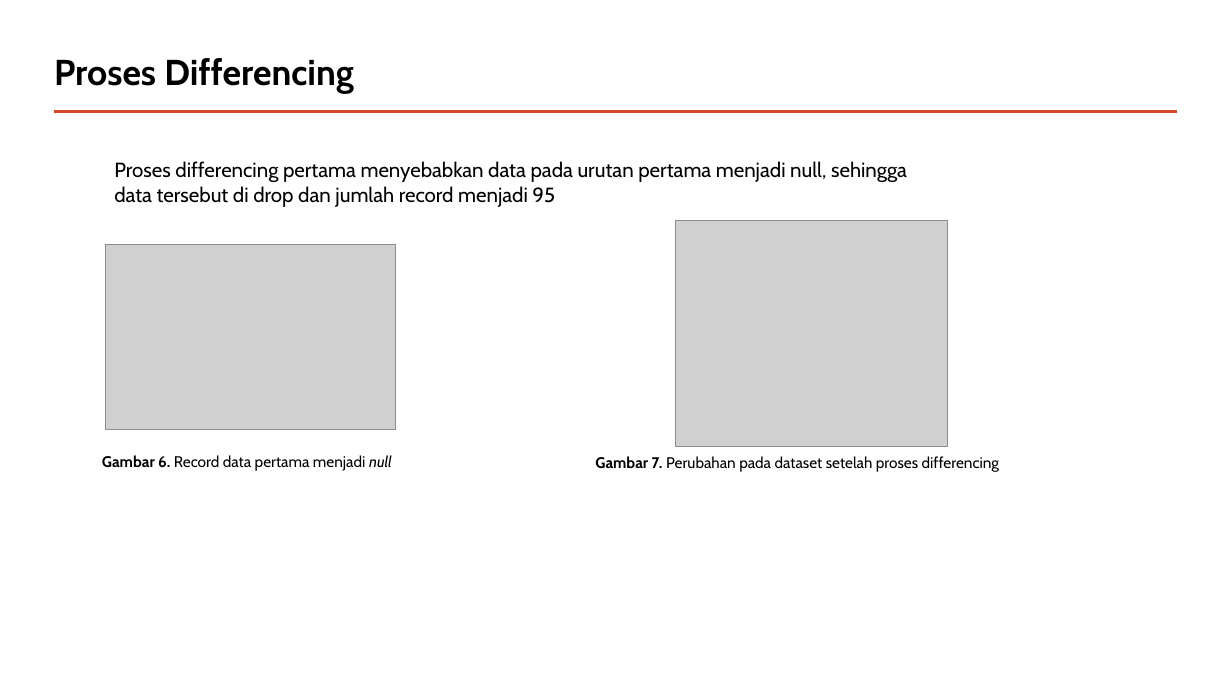
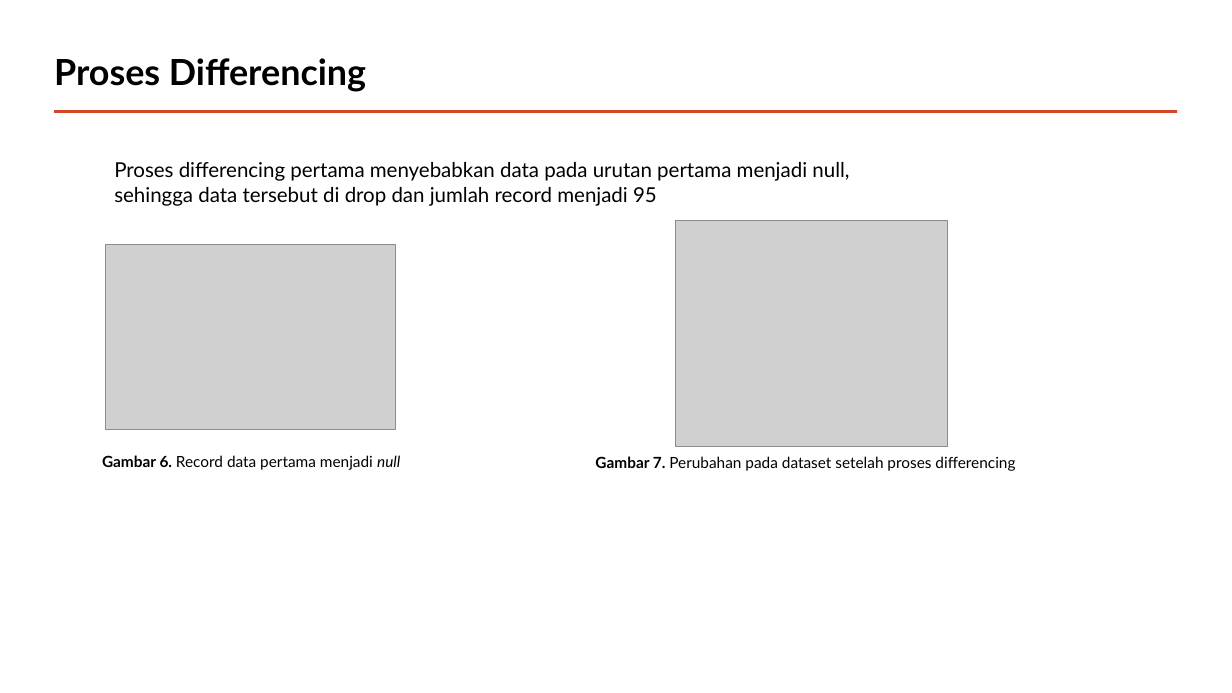
Before and after one commit to andrewmanuelt/arima, a slide deck: slide 10 of Presentasi.pptx (slide 8 before the commit). Drawn at 1232x693 pixels with LibreOffice and Linux fonts; fonts in the diff are those of the drawing; grey boxes stand for pictures. Boxes give left, top, right and bottom in pixels: in the first picture for what was removed or moved away, otherwise in the second. Text is boxed around its words. In the diff, an @@ line names an element or a change of style, - is before the commit and + after.

```diff
--- a/Presentasi.pptx
+++ b/Presentasi.pptx
@@ text "Proses differencing pertama menyebabkan data ..." at (114,162,849,206): font Cabin to Lato; less space between paragraphs @@
@@ font Cabin to Lato in 3 elements at (54,58,366,92), (102,455,400,470), (595,456,1015,471) @@
```
Also in this commit, not shown: 12 other slides changed, 5 slides added, 2 slides removed.
